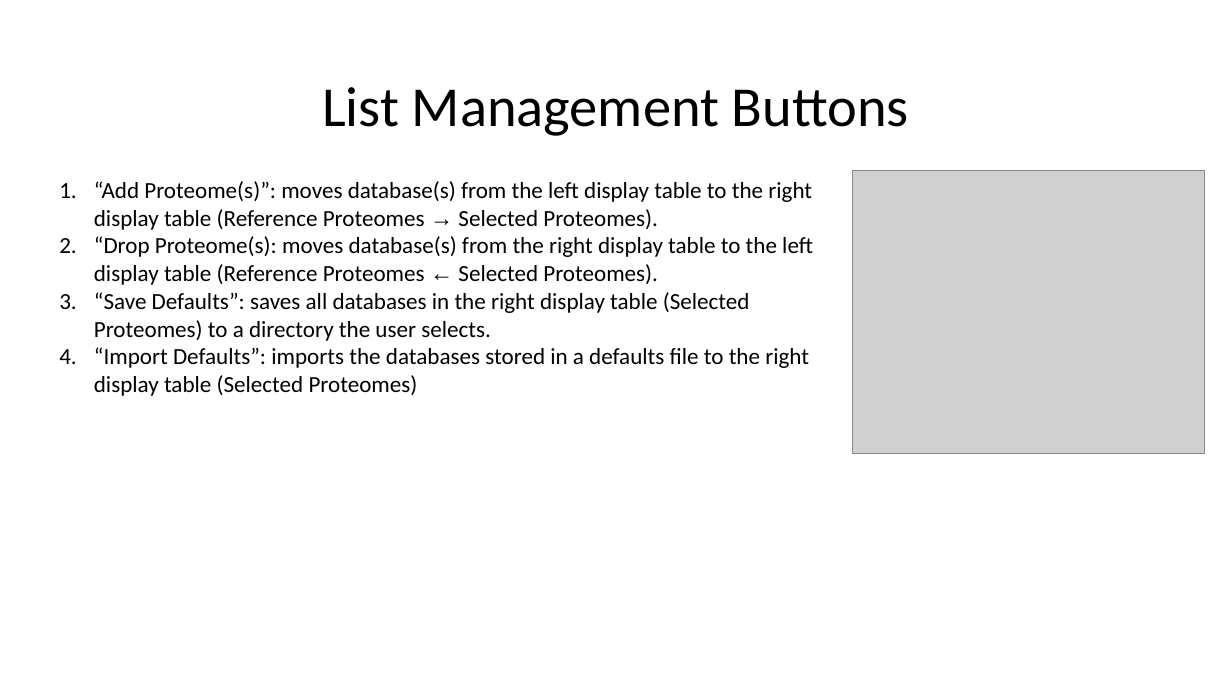
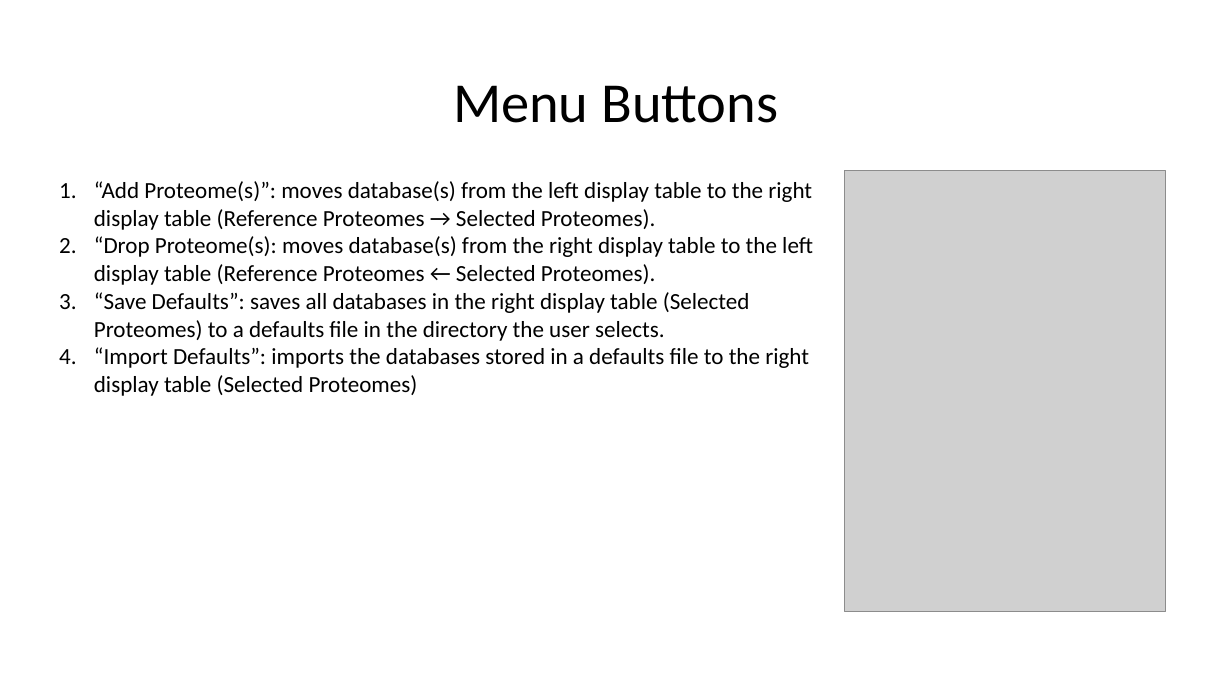
Before and after one commit to lily-liang12/Reference_Proteome_Manager, a slide deck: slide 6 of Reference_Proteome_Manager_UniProt/User_Guide_UniProt.pptx (slide 11 before the commit). Drawn at 1232x693 pixels with LibreOffice and Linux fonts; fonts in the diff are those of the drawing; grey boxes stand for pictures. Boxes give left, top, right and bottom in pixels: in the first picture for what was removed or moved away, otherwise in the second. Text is boxed around its words. In the diff, an @@ line names an element or a change of style, - is before the commit and + after.

```diff
--- a/Reference_Proteome_Manager_UniProt/User_Guide_UniProt.pptx
+++ b/Reference_Proteome_Manager_UniProt/User_Guide_UniProt.pptx
@@ title at [453,85,778,123]: text changed @@
-List Management Buttons
+Menu Buttons
@@ picture: place and size @@
-picture at [852,171,1204,454]
+picture at [845,171,1165,612]
@@ text at [94,181,813,396]: font Arial to Calibri in "→", "←"; indent changed @@
@@ text at [94,292,750,341]: text changed @@
-3. “Save Defaults”: saves all databases in the right display table (Selected Proteomes) to a directory the user selects.
+3. “Save Defaults”: saves all databases in the right display table (Selected Proteomes) to a defaults file in the directory the user selects.
```
Also in this commit, not shown: 6 other slides changed, 1 slide added, 6 slides removed.
